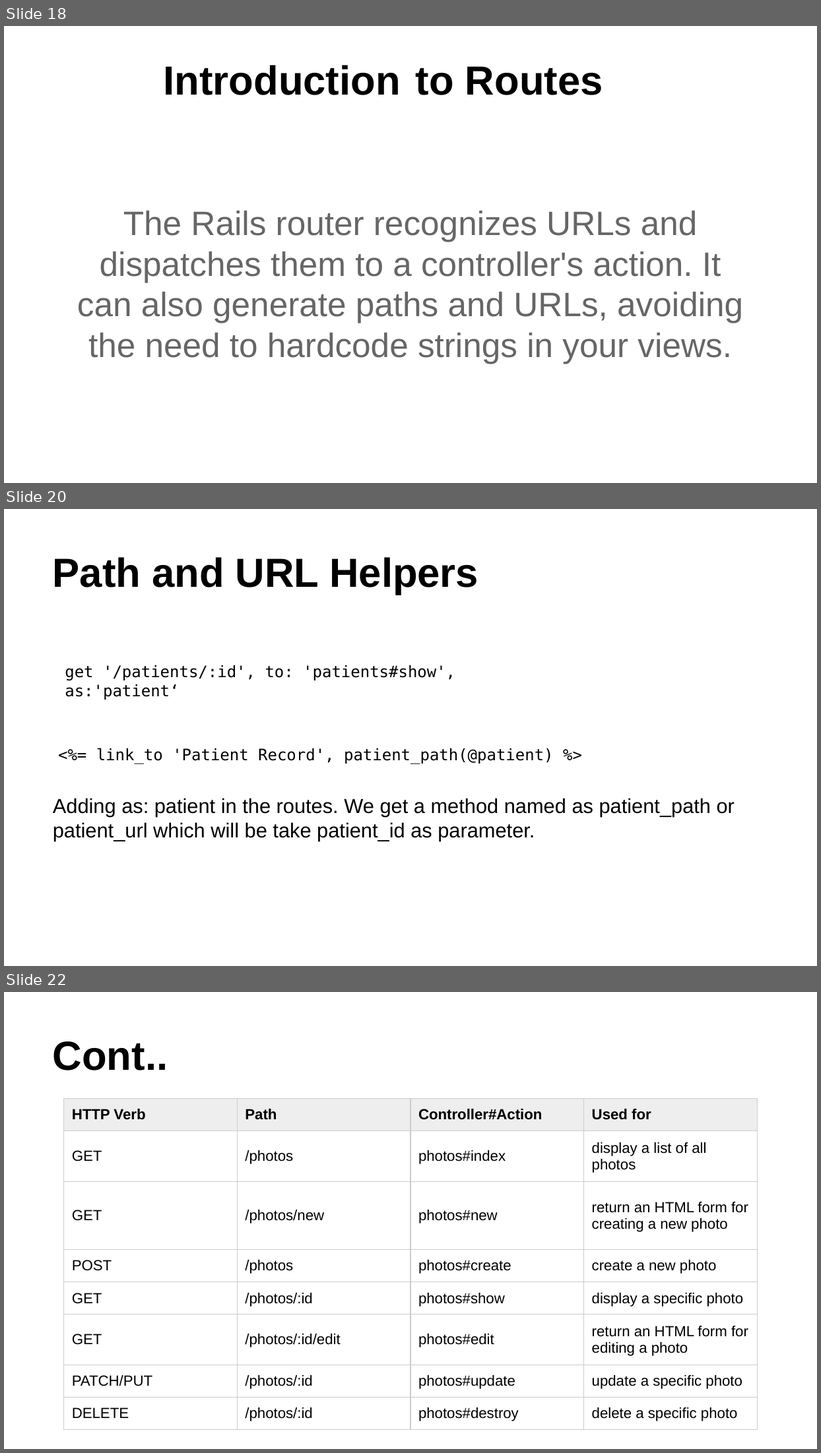
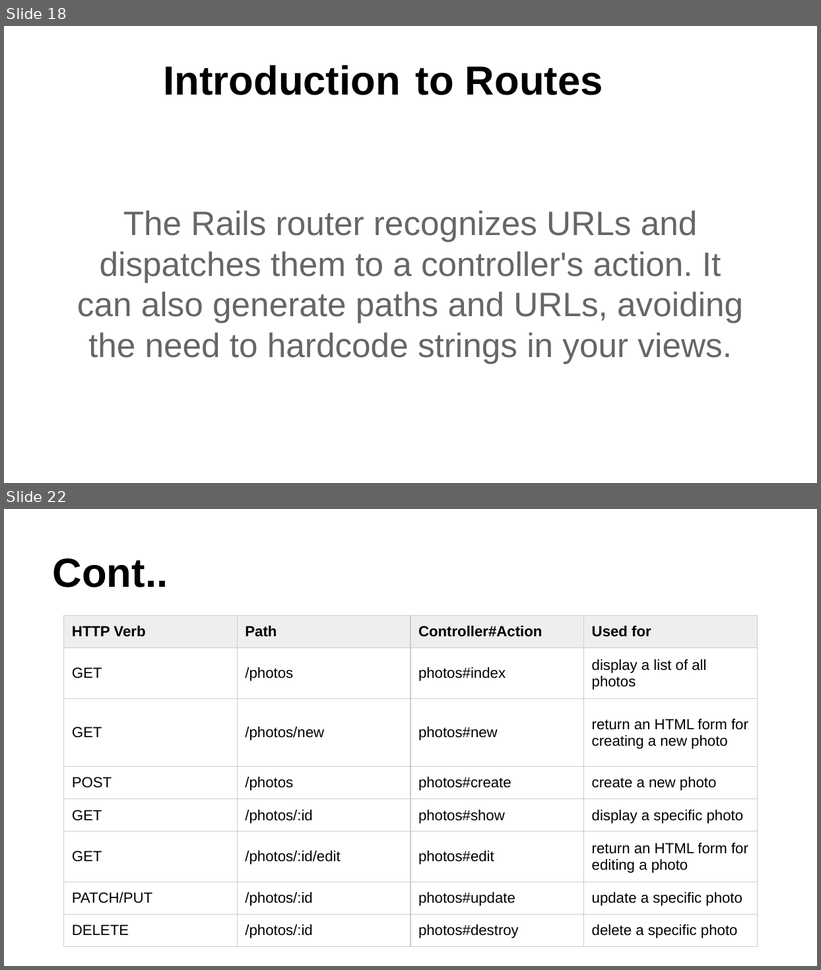
Before and after one commit to rubypool/rails-training-material, a slide deck: Ruby_On_Rails_Deck-Controller.pptx. Shown one above the other, each under a label of ours: slides 18, 20 and 22 before the commit, slides 18 and 22 after it; the slides between them are not shown. The pictures are 821x1453 and 821x970 pixels, drawn with LibreOffice and Linux fonts; fonts in the diff are those of the drawing. Boxes give left, top, right and bottom in pixels: in the first picture for what was removed or moved away, otherwise in the second. Text is boxed around its words. In the diff, an @@ line names an element or a change of style, - is before the commit and + after.

```diff
--- a/Ruby_On_Rails_Deck-Controller.pptx
+++ b/Ruby_On_Rails_Deck-Controller.pptx
@@ slide 20 removed at bbox=[4, 509, 817, 966], background #FFFFFF @@
@@ title removed at bbox=[53, 557, 479, 595] @@
-Path and URL Helpers
@@ table removed at bbox=[65, 663, 547, 702], 1 rows, 1 columns @@
-get '/patients/:id', to: 'patients#show', as:'patient‘
@@ table removed at bbox=[59, 711, 587, 800], 1 rows, 1 columns @@
-<%= link_to 'Patient Record', patient_path(@patient) %>
@@ text removed at bbox=[53, 798, 735, 842] @@
-Adding as: patient in the routes. We get a method named as patient_path or patient_url which will be take patient_id as parameter.
```
Also in this commit, not shown: 4 slides changed, 8 slides added, 3 other slides removed.
